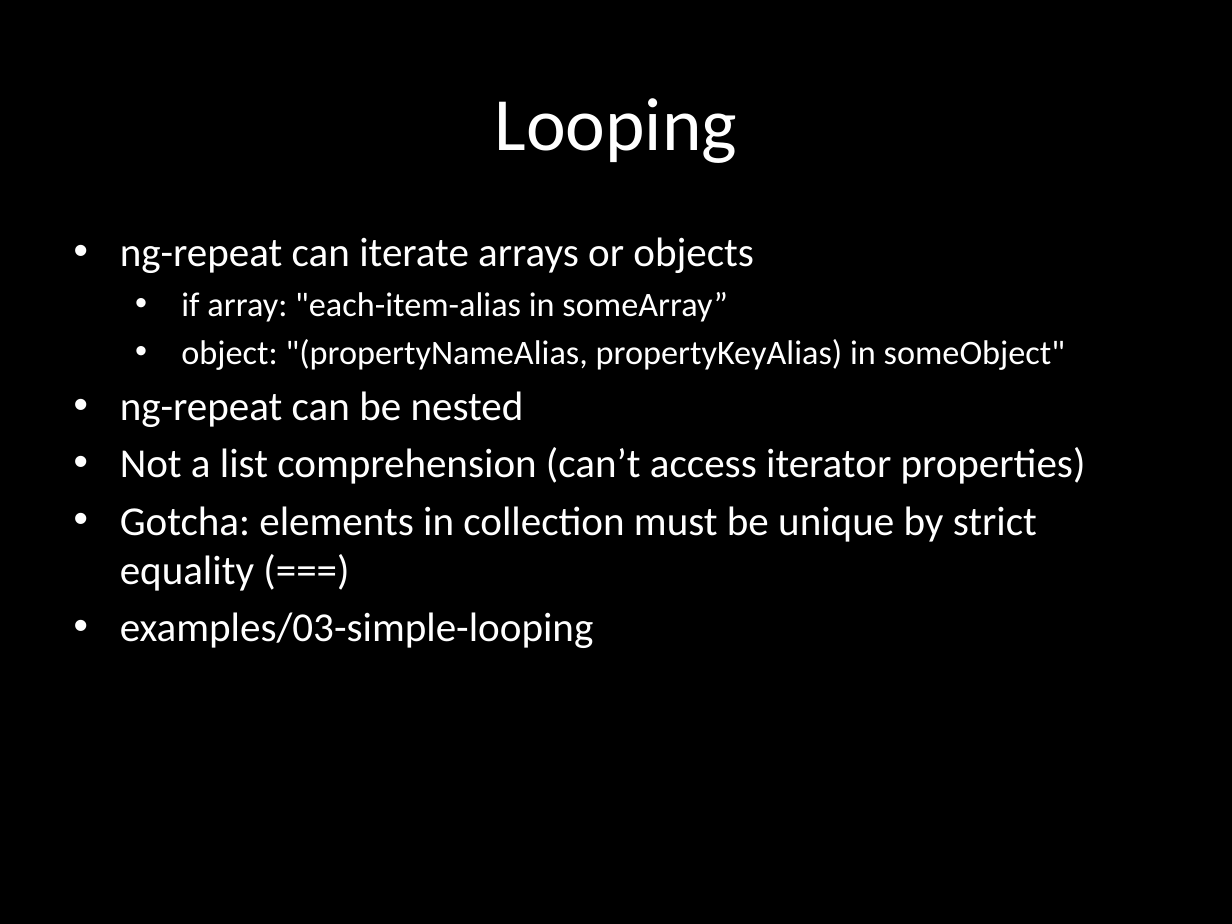
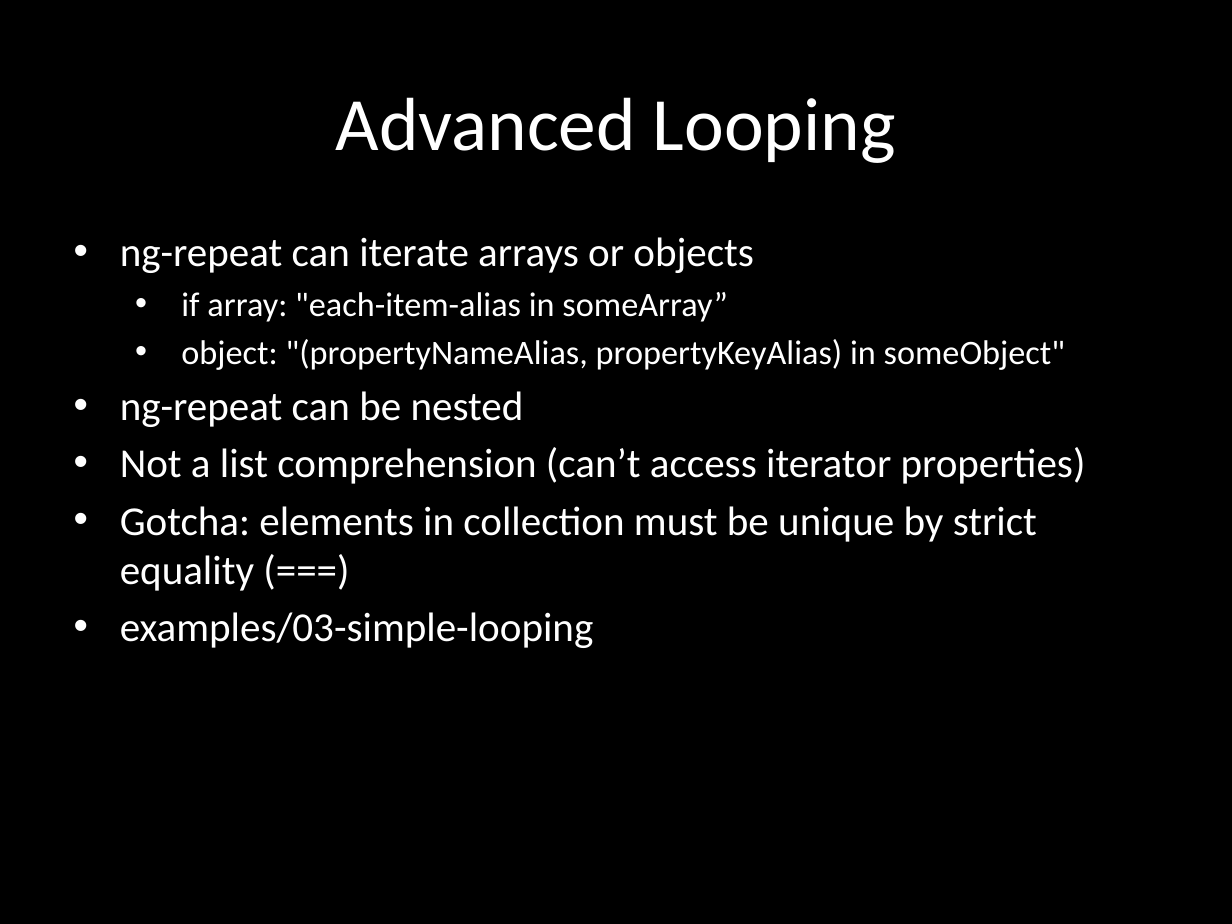
Before and after one commit to eliasjames/training-angular, a slide deck: slide 10 of slides/Angular Slides Day 2.pptx (slide 8 before the commit). Drawn at 1232x924 pixels with LibreOffice and Linux fonts; fonts in the diff are those of the drawing. Boxes give left, top, right and bottom in pixels: in the first picture for what was removed or moved away, otherwise in the second. Text is boxed around its words. In the diff, an @@ line names an element or a change of style, - is before the commit and + after.

```diff
--- a/slides/Angular Slides Day 2.pptx
+++ b/slides/Angular Slides Day 2.pptx
@@ title at [336, 97, 896, 163]: text changed @@
-Looping
+Advanced Looping
```
Also in this commit, not shown: 8 other slides changed, 4 slides added, 1 slide removed, 1 other file.
